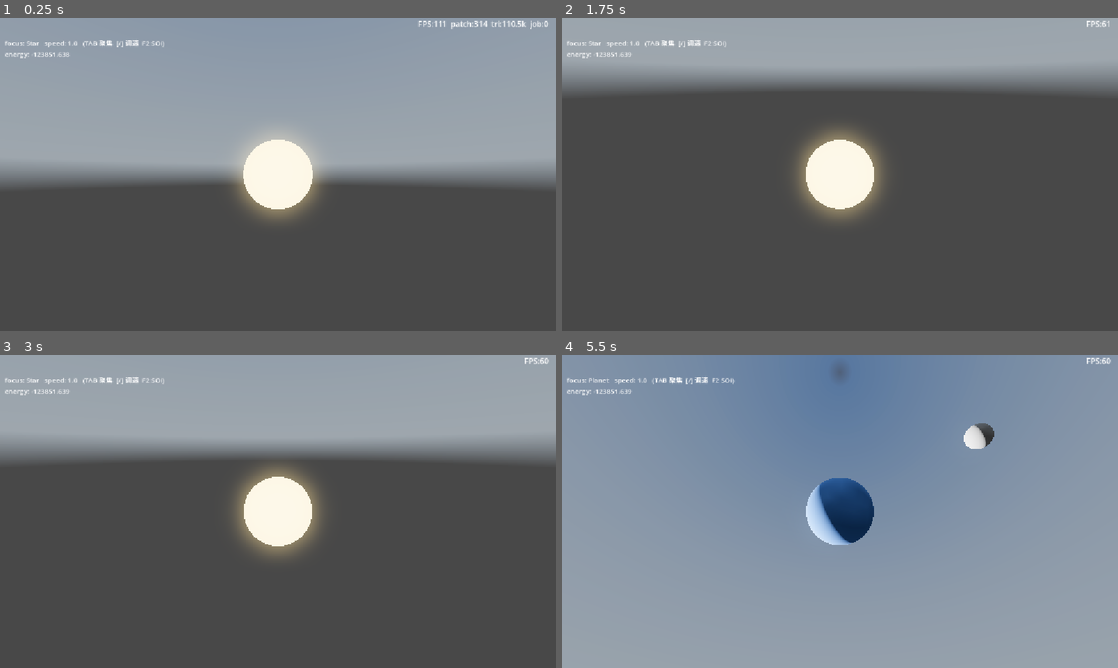
Above: before the commit, frames 1-4 (two rows, left to right).
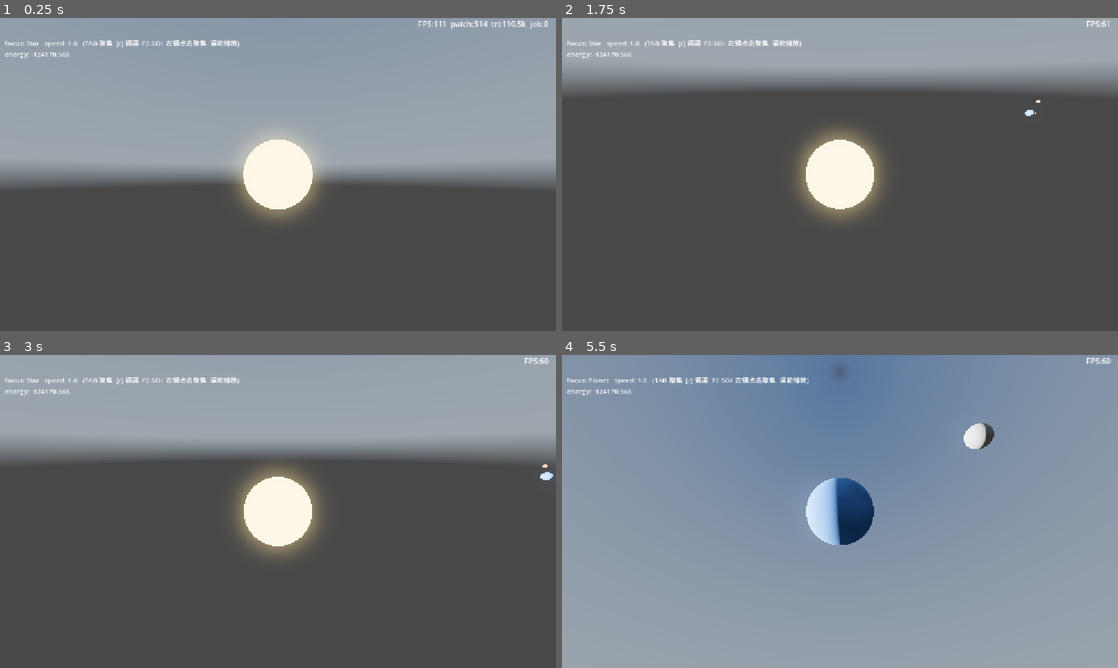
Above: after the commit, the same moments.

Repository: xiaobaibaix/stellar_era_godot
Game: Godot game, scene res://scenes/main.tscn
The game is run twice, just before and just after one commit, with the same random seed, the same clock (stepped at 60 frames per second) and the same inputs. A sky picture missing from this copy of the repository is replaced by a grey-blue gradient.
Inputs (mouse positions are in pixels of both pictures, inside the frame that each line leads up to):
- Up to frame 1 (0.25 s): no input
- Up to frame 2 (1.75 s): tap Enter at 0.5 s; move the mouse to (962, 158) at 0.52 s; hold D 0.53-1.25 s; hold Q 0.53-1.25 s; click (962, 158) at 0.67 s; tap Space at 0.77, 1.25 s; drag from (728, 190) to (812, 237) at 1.27 s
- Up to frame 3 (3 s): move the mouse to (333, 442) at 2.02 s; hold D 2.03-2.75 s; tap Shift at 2.1 s; click (333, 442) at 2.17 s; drag from (250, 574) to (111, 464) at 2.77 s
- Up to frame 4 (5.5 s): move the mouse to (1006, 558) at 3.52 s; hold A 3.53-4.25 s; tap Enter at 3.6, 4.25 s; click (1006, 558) at 3.67 s; tap Space at 3.77 s; drag from (673, 464) to (756, 433) at 4.27 s; move the mouse to (867, 511) at 5.02 s; hold S from 5.03 s (still down); tap Tab at 5.1 s; click (867, 511) at 5.17 s

The runs differ from the first frame. In frame 1, 0.2% of the frame differs, in the area x 7-56%, y 7-62%; in frame 2, 0.2%; in frame 3, 0.2%; in frame 4, 1.0%, in the area x 7-77%, y 7-61%.

Commit message:
修复：添加显示作用范围，但是还不确定准确性

Diff:
--- a/celestial_system.gd
+++ b/celestial_system.gd
@@ -1,15 +1,41 @@
-## 递归天体系统节点(第1步:静态嵌套轨道, 暂不做飞船 / SOI 切换)。
+## 递归天体系统节点。
 ##
 ## 自相似: 恒星系是一个 CelestialSystem, 行星系(行星+卫星)也是 CelestialSystem。
 ## 物理: 每层持自己的 NBodySystem(复用 scripts/solar/nbody_system.gd), 只算本层成员。
 ## 耦合: 子 CelestialSystem 在父层注册为一个"质点 body"(质量=子系统总质量),
 ##       随父层 sim 积分 → 整体轨道; 子层内部独立积分 → 相对轨道。叠加 = 嵌套。
+## 多顶层: 多个恒星系可并列挂在 Main 下(各自独立 sim, 互不隶属)。
+##       第一个顶层 = main_top, 管全局浮动原点 / 相机 / HUD / 跨顶层聚焦 / SOI;
+##       其他顶层只跑自己的 sim + 渲染。
+##       顶层物理原点 = 节点编辑器位置(读 transform) → 并列恒星系各自定位, 不重叠。
 ## 坐标: 成员 body.p 是【相对本系统主导体】的 double; 世界 double = world_barycenter + body.p;
 ##       渲染 = 世界 double − 全局浮动原点 → 32 位 global_position(大尺度不抖)。
-## 顶层(parent 不是 CelestialSystem): 额外管 浮动原点 / 轨道相机 / HUD / TAB 聚焦 / [/] 调速 / F2 SOI。
-## SOI: 每个子系统相对父系统 dominant 的 Hill 球(引力作用范围); F2 开关半透明可视化。
+## 操作: TAB 聚焦 / [/] 调速 / F2 SOI / 左键点击聚焦天体 / 滚轮缩放。
+## SOI: 每个天体系统的引力作用范围; F2 开关线框(稀疏经纬线, 半透明, 只画朝相机半球)。
+##      - 子系统(有父): 相对父 dominant 的 Hill 球 r=a·(m/(3M))^(1/3)。
+##      - 顶层(无父): 系统边界 = 最远成员/子系统距离 × 1.5。
 class_name CelestialSystem
 extends Node3D
+
+# SOI 线框 shader: fragment 阶段判断线段片段径向是否朝相机, 背面(背离相机)丢弃。
+const _SOI_SHADER_CODE := """
+shader_type spatial;
+render_mode unshaded, cull_disabled, depth_test_disabled;
+uniform vec4 line_color;
+void fragment() {
+	vec3 center = (VIEW_MATRIX * MODEL_MATRIX[3]).xyz;
+	vec3 radial = normalize(VERTEX - center);
+	if (dot(radial, normalize(-VERTEX)) < 0.0) discard;
+	ALBEDO = line_color.rgb;
+	ALPHA = line_color.a;
+}
+"""
+
+# 全局协调(多顶层共享): main_top 管全局浮动原点 / 相机 / HUD / 跨顶层聚焦与 SOI。
+static var main_top: CelestialSystem = null
+static var global_ox: float = 0.0
+static var global_oy: float = 0.0
+static var global_oz: float = 0.0
 
 @export_group("物理(本层)")
 @export var G: float = 1.0
@@ -29,26 +55,28 @@
 var _lights: Array[OmniLight3D] = []   # 手动加的直接子点光源 → 跟随本层 dominant(恒星)
 
 var parent_system: CelestialSystem = null
-
-var _hill_radius: float = 0.0          # 本系统相对【父系统】dominant 的 Hill 球半径; 顶层=0
-
-# 本系统主导体的【世界 double 位置】(父层每帧下传; 顶层 = 0)
+var _is_main_top: bool = false     # 本顶层是否为协调者(第一个顶层)
+
+var _hill_radius: float = 0.0          # 本系统的引力作用范围半径(子系统=Hill球; 顶层=系统边界)
+
+# 本系统主导体的【世界 double 位置】(顶层=节点编辑器位置; 子层由父层每帧下传)
 var _bcx: float = 0.0
 var _bcy: float = 0.0
 var _bcz: float = 0.0
-# 全局浮动原点(仅顶层写; 渲染时下传所有层)
-var _ox: float = 0.0
-var _oy: float = 0.0
-var _oz: float = 0.0
 
 var _hud: Label = null
 var focus_idx: int = 0
-var _focus_list: Array = []       # Array[Celestial] 递归收集, 顶层聚焦用
-
-# SOI 可视化(仅顶层管理)
+var _last_focus_idx: int = -1     # 上次聚焦索引; 仅切换时重置相机距离, 否则滚轮缩放会被每帧覆盖
+var _focus_list: Array = []       # Array[Celestial] 跨顶层递归收集, main_top 聚焦用
+
+# SOI 可视化(仅 main_top 管理, 收集所有系统的线框球)
 var _show_soi: bool = false
-var _soi_spheres: Array[MeshInstance3D] = []   # 每个子系统的 Hill 球 mesh
-var _soi_targets: Array[CelestialSystem] = []  # 球对应的子系统(跟随其 dominant)
+var _soi_spheres: Array[MeshInstance3D] = []
+var _soi_targets: Array[CelestialSystem] = []
+
+# 左键点击聚焦(顶层): 短按 = 射线拾取天体聚焦; 拖动 > 6px 视为 OrbitCamera 旋转
+var _clicking: bool = false
+var _click_pos: Vector2 = Vector2.ZERO
 
 
 func _ready() -> void:
@@ -57,9 +85,20 @@
 	_collect()
 	_init_physics()
 	if parent_system == null:
-		_build_hud()
-		_collect_focus(self)
-		_build_soi_visuals()
+		# 顶层物理原点 = 节点编辑器位置(读 transform) → 并列恒星系各自定位, 不重叠
+		var gp: Vector3 = global_position
+		_bcx = gp.x
+		_bcy = gp.y
+		_bcz = gp.z
+		# 第一个有效顶层 = main_top(管全局协调); 游戏重启时旧的已失效, 重新认主
+		if main_top == null or not is_instance_valid(main_top):
+			main_top = self
+		if main_top == self:
+			_is_main_top = true
+			_build_hud()
+			# 延迟到所有兄弟顶层 _ready 完成(CS2 等)再收集 → 跨顶层 focus / SOI 才完整
+			call_deferred("_collect_focus_all")
+			call_deferred("_build_soi_visuals_all")
 
 
 func _collect() -> void:
@@ -75,7 +114,7 @@
 
 
 # 建本层 sim: 主导体放原点, 其余绕主导体; 子系统作质点绕主导体。
-# 依赖子系统已 _ready(自底向上) → 能取 sub.get_total_mass() 与 sub.position。
+# 初始相位用编辑器位置方向 → 运行时初始位置对齐编辑器。
 func _init_physics() -> void:
 	if dominant == null and not members.is_empty():
 		dominant = members[0]
@@ -88,16 +127,17 @@
 		sim.add(db)
 		dominant.body = db
 		dominant.owner_system = self
-		# 非主导 Celestial: 圆轨道, 半径 = 编辑器里到主导体的距离
 		var idx := 0
 		for c in members:
 			if c == dominant:
 				continue
-			var dist := float((c.position - dominant.position).length())
+			var rel := c.position - dominant.position
+			var dist: float = rel.length()
 			if dist < 1.0:
 				dist = 2000.0 + float(idx) * 1000.0
+			var phase: float = atan2(rel.z, rel.x)      # 编辑器位置的方向角
 			var b: Body = sim.add_orbiting(db, {
-				"mass": c.mass, "dist": dist, "phase": idx * 1.7,
+				"mass": c.mass, "dist": dist, "phase": phase,
 				"inclination": 0.25 if c.type == "moon" else 0.0,
 				"name": c.name, "type": c.type,
 			})
@@ -106,26 +146,34 @@
 			c.body = b
 			c.owner_system = self
 			idx += 1
-		# 子 CelestialSystem → 质点 body(质量=总质量, 绕主导体) + 算其 Hill 球
 		var sidx := 0
 		for sub in child_systems:
-			var sdist := float((sub.position - dominant.position).length())
+			var srel := sub.position - dominant.position
+			var sdist: float = srel.length()
 			if sdist < 1.0:
 				sdist = 5000.0 + float(sidx) * 4000.0
+			var sphase: float = atan2(srel.z, srel.x)
 			var proxy: Body = sim.add_orbiting(db, {
 				"mass": float(sub.get_total_mass()), "dist": sdist,
-				"phase": sidx * 2.3 + 0.5, "name": sub.name, "type": "system",
+				"phase": sphase, "name": sub.name, "type": "system",
 			})
 			child_proxy[sub] = proxy
-			# Hill 球半径 = a · (m / (3·M))^(1/3); a=sdist, m=子系统总质量, M=本层 dominant 质量
 			var msub: float = float(sub.get_total_mass())
 			sub._hill_radius = sdist * pow(msub / (3.0 * dominant.mass), 1.0 / 3.0)
 			sidx += 1
 	if parent_system == null:
-		sim.zero_momentum()                    # 顶层归零总动量 → 质心不漂移
-
-
-# 子系统总质量(供父层作质点质量)。递归。
+		sim.zero_momentum()
+		# 顶层自身的引力作用范围(系统边界): 最远成员/子系统到 dominant 的距离 × 1.5
+		var max_d: float = 0.0
+		for c in members:
+			if c == dominant:
+				continue
+			max_d = max(max_d, float((c.position - dominant.position).length()))
+		for sub in child_systems:
+			max_d = max(max_d, float((sub.position - dominant.position).length()))
+		_hill_radius = max_d * 1.5
+
+
 func get_total_mass() -> float:
 	var m := 0.0
 	for c in members:
@@ -135,23 +183,39 @@
 	return m
 
 
-# 子层 _physics_process 不做事(由父层 _step_recursive 递归驱动)。
+# 收集所有并列顶层(Main 下的 CelestialSystem 且无父系统)。
+func _get_all_tops() -> Array[CelestialSystem]:
+	var tops: Array[CelestialSystem] = []
+	var p: Node = get_parent()
+	if p != null:
+		for c in p.get_children():
+			if c is CelestialSystem:
+				var cs: CelestialSystem = c
+				if cs.parent_system == null:
+					tops.append(cs)
+	return tops
+
+
+# 只有 main_top 驱动整棵树(含其他并列顶层); 其他节点 _physics_process 空转。
 func _physics_process(_delta: float) -> void:
-	if parent_system != null:
+	if not _is_main_top:
 		return
 	_frame()
 
 
-# 顶层一帧: step 整棵树 → 定浮动原点 → 渲染整棵树 → SOI → 相机/HUD。
+# main_top 一帧: step 所有顶层 → 定全局浮动原点 → 渲染所有顶层 → SOI → 相机/HUD。
 func _frame() -> void:
-	_step_recursive()
+	var tops: Array[CelestialSystem] = _get_all_tops()
+	for t in tops:
+		t._step_recursive()
 	if not _focus_list.is_empty():
 		var fc: Celestial = _focus_list[focus_idx % _focus_list.size()]
-		_ox = fc._wx
-		_oy = fc._wy
-		_oz = fc._wz
-	_render_recursive(_ox, _oy, _oz)
-	_update_soi(_ox, _oy, _oz)
+		global_ox = fc._wx
+		global_oy = fc._wy
+		global_oz = fc._wz
+	for t in tops:
+		t._render_recursive(global_ox, global_oy, global_oz)
+		t._update_soi(global_ox, global_oy, global_oz)
 	_update_camera_and_hud()
 
 
@@ -175,9 +239,7 @@
 		sub._step_recursive()
 
 
-# 自顶向下写 global_position(世界 double − 浮动原点)。
-# 手动加的直接子点光源也在此跟随本层 dominant(恒星)的渲染位置:
-# 否则浮动原点随聚焦切换后, 静态光会脱离恒星。
+# 写 global_position(世界 double − 全局浮动原点)。点光源跟随本层 dominant。
 func _render_recursive(ox: float, oy: float, oz: float) -> void:
 	if dominant != null and not _lights.is_empty():
 		var lx: float = dominant._wx - ox
@@ -193,15 +255,22 @@
 		sub._render_recursive(ox, oy, oz)
 
 
-# SOI 球跟随各自子系统 dominant 的渲染位置(世界 double − 浮动原点)。
+# SOI 线框跟随各自系统 dominant 的渲染位置。
 func _update_soi(ox: float, oy: float, oz: float) -> void:
 	if not _show_soi:
 		return
 	for i in range(_soi_spheres.size()):
-		var sub: CelestialSystem = _soi_targets[i]
-		if sub.dominant != null:
+		var tgt: CelestialSystem = _soi_targets[i]
+		if tgt.dominant != null:
 			(_soi_spheres[i] as Node3D).global_position = Vector3(
-				sub.dominant._wx - ox, sub.dominant._wy - oy, sub.dominant._wz - oz)
+				tgt.dominant._wx - ox, tgt.dominant._wy - oy, tgt.dominant._wz - oz)
+
+
+# 跨顶层收集聚焦天体(main_top 用)。
+func _collect_focus_all() -> void:
+	_focus_list.clear()
+	for t in _get_all_tops():
+		_collect_focus(t)
 
 
 func _collect_focus(sys: CelestialSystem) -> void:
@@ -211,36 +280,67 @@
 		_collect_focus(sub)
 
 
-# 递归为所有子系统建 Hill 球 mesh(挂在顶层, 位置由 _update_soi 每帧写)。
-func _build_soi_visuals() -> void:
-	_collect_soi(self)
+# 跨顶层收集所有系统的作用范围线框(main_top 用)。
+func _build_soi_visuals_all() -> void:
+	for t in _get_all_tops():
+		_collect_soi(t)
 
 
 func _collect_soi(sys: CelestialSystem) -> void:
+	if sys._hill_radius > 0.0:
+		_add_soi_sphere(sys)
 	for sub in sys.child_systems:
-		if sub._hill_radius > 0.0:
-			var sph := MeshInstance3D.new()
-			sph.name = "SOI_%s" % sub.name
-			var sm := SphereMesh.new()
-			sm.radius = sub._hill_radius
-			sm.height = sub._hill_radius * 2.0
-			sph.mesh = sm
-			sph.material_override = _make_soi_material()
-			sph.visible = _show_soi
-			add_child(sph)
-			_soi_spheres.append(sph)
-			_soi_targets.append(sub)
 		_collect_soi(sub)
 
 
-func _make_soi_material() -> Material:
-	var mat := StandardMaterial3D.new()
-	mat.albedo_color = Color(0.3, 0.85, 1.0, 0.12)      # 淡蓝半透明
-	mat.transparency = BaseMaterial3D.TRANSPARENCY_ALPHA
-	mat.shading_mode = BaseMaterial3D.SHADING_MODE_UNSHADED
-	mat.cull_mode = BaseMaterial3D.CULL_DISABLED         # 球壳内外都可见
-	mat.no_depth_test = true                             # 透过天体也能看到(不被遮挡)
+func _add_soi_sphere(target_sys: CelestialSystem) -> void:
+	var sph := MeshInstance3D.new()
+	sph.name = "SOI_%s" % target_sys.name
+	sph.mesh = _make_wireframe_sphere(target_sys._hill_radius, 24, 12)
+	sph.material_override = _make_soi_material(target_sys)
+	sph.visible = _show_soi
+	add_child(sph)
+	_soi_spheres.append(sph)
+	_soi_targets.append(target_sys)
+
+
+# 顶层系统边界用不同颜色, 和子系统 Hill 球区分; 都用低透明度。shader discard 背面。
+func _make_soi_material(target_sys: CelestialSystem) -> Material:
+	var is_top: bool = target_sys.parent_system == null
+	var col: Color = Color(1.0, 0.85, 0.3, 0.35) if is_top else Color(0.3, 0.85, 1.0, 0.35)
+	var mat := ShaderMaterial.new()
+	var sh := Shader.new()
+	sh.code = _SOI_SHADER_CODE
+	mat.shader = sh
+	mat.set_shader_parameter("line_color", col)
 	return mat
+
+
+# 经纬线网格球(线框)。n_lon 条经线(过两极) + n_lat-1 条纬线(水平圆), 用 PRIMITIVE_LINES。
+func _make_wireframe_sphere(r: float, n_lon: int, n_lat: int) -> ArrayMesh:
+	var positions := PackedVector3Array()
+	for i in range(1, n_lat):
+		var phi := PI * float(i) / float(n_lat)
+		var y := r * cos(phi)
+		var rr := r * sin(phi)
+		for j in range(n_lon):
+			var t0 := TAU * float(j) / float(n_lon)
+			var t1 := TAU * float(j + 1) / float(n_lon)
+			positions.append(Vector3(rr * cos(t0), y, rr * sin(t0)))
+			positions.append(Vector3(rr * cos(t1), y, rr * sin(t1)))
+	for j in range(n_lon):
+		var theta := TAU * float(j) / float(n_lon)
+		for i in range(n_lat):
+			var p0 := PI * float(i) / float(n_lat)
+			var p1 := PI * float(i + 1) / float(n_lat)
+			positions.append(Vector3(r * sin(p0) * cos(theta), r * cos(p0), r * sin(p0) * sin(theta)))
+			positions.append(Vector3(r * sin(p1) * cos(theta), r * cos(p1), r * sin(p1) * sin(theta)))
+	var arr_mesh := ArrayMesh.new()
+	var arrays: Array = []
+	arrays.resize(Mesh.ARRAY_MAX)
+	arrays[Mesh.ARRAY_VERTEX] = positions
+	arr_mesh.add_surface_from_arrays(Mesh.PRIMITIVE_LINES, arrays)
+	return arr_mesh
 
 
 func _update_camera_and_hud() -> void:
@@ -249,14 +349,26 @@
 	var fc: Celestial = _focus_list[focus_idx % _focus_list.size()]
 	if orbit_camera != null:
 		orbit_camera.target = (fc as Node3D).global_position
-		orbit_camera.distance = fc.radius * 6.0
+		if focus_idx != _last_focus_idx:
+			orbit_camera.distance = fc.radius * 6.0
+			_last_focus_idx = focus_idx
 	if _hud != null and sim != null:
-		_hud.text = "focus: %s   speed: %.1f   (TAB 聚焦  [/] 调速  F2 SOI)\nenergy: %.3f" % [
+		_hud.text = "focus: %s   speed: %.1f   (TAB 聚焦  [/] 调速  F2 SOI  左键点击聚焦  滚轮缩放)\nenergy: %.3f" % [
 			fc.name, sim_speed, sim.energy().get("total", 0.0)]
 
 
 func _unhandled_input(event: InputEvent) -> void:
-	if parent_system != null:
+	if not _is_main_top:
+		return
+	# 左键: 短按(位移<6px) = 射线拾取天体聚焦; 拖动由 OrbitCamera 旋转, 不触发聚焦。
+	if event is InputEventMouseButton and event.button_index == MOUSE_BUTTON_LEFT:
+		if event.is_pressed():
+			_clicking = true
+			_click_pos = event.position
+		else:
+			if _clicking and event.position.distance_to(_click_pos) < 6.0:
+				_pick_focus(event.position)
+			_clicking = false
 		return
 	if event is InputEventKey and event.pressed and not event.echo:
 		match event.keycode:
@@ -272,6 +384,37 @@
 					sph.visible = _show_soi
 
 
+# 鼠标射线 → 和所有聚焦天体(跨顶层)做球相交 → 命中最近的就 focus_idx 指过去。
+func _pick_focus(mouse_pos: Vector2) -> void:
+	if orbit_camera == null or _focus_list.is_empty():
+		return
+	var origin: Vector3 = orbit_camera.project_ray_origin(mouse_pos)
+	var rdir: Vector3 = orbit_camera.project_ray_normal(mouse_pos)
+	var best_i: int = -1
+	var best_t: float = 1e18
+	for i in range(_focus_list.size()):
+		var c: Celestial = _focus_list[i]
+		var center: Vector3 = (c as Node3D).global_position
+		var R: float = max(c.radius * 1.5, 50.0)
+		var oc: Vector3 = origin - center
+		var bb: float = oc.dot(rdir)
+		var cc: float = oc.dot(oc) - R * R
+		var disc: float = bb * bb - cc
+		if disc < 0.0:
+			continue
+		var sq: float = sqrt(disc)
+		var t: float = -bb - sq
+		if t < 0.0:
+			t = -bb + sq
+		if t < 0.0:
+			continue
+		if t < best_t:
+			best_t = t
+			best_i = i
+	if best_i >= 0:
+		focus_idx = best_i
+
+
 func _build_hud() -> void:
 	var cl := CanvasLayer.new()
 	add_child(cl)
--- a/scenes/main.tscn
+++ b/scenes/main.tscn
@@ -91,3 +91,44 @@
 radius = 60.0
 color = Color(0.9, 0.5, 0.3, 1)
 is_dominant = true
+
+[node name="CelestialSystem2" parent="." unique_id=390211458 node_paths=PackedStringArray("orbit_camera") instance=ExtResource("8_tipki")]
+transform = Transform3D(1, 0, 0, 0, 1, 0, 0, 0, 1, -25174.875, 0, 0)
+orbit_camera = NodePath("../Camera3D")
+
+[node name="Star" parent="CelestialSystem2" unique_id=916681004 instance=ExtResource("9_cel")]
+mass = 1000000.0
+radius = 300.0
+type = "star"
+color = Color(1, 0.85, 0.4, 1)
+is_dominant = true
+
+[node name="OmniLight3D" type="OmniLight3D" parent="CelestialSystem2" unique_id=767811565]
+light_energy = 3.0
+omni_range = 20000.0
+omni_attenuation = -0.1
+
+[node name="Planet1" parent="CelestialSystem2" unique_id=965939903 instance=ExtResource("8_tipki")]
+transform = Transform3D(1, 0, 0, 0, 1, 0, 0, 0, 1, 6000, 0, 0)
+
+[node name="Planet" parent="CelestialSystem2/Planet1" unique_id=203529013 instance=ExtResource("9_cel")]
+mass = 1000.0
+radius = 80.0
+color = Color(0.4, 0.6, 1, 1)
+is_dominant = true
+
+[node name="Moon" parent="CelestialSystem2/Planet1" unique_id=395906955 instance=ExtResource("9_cel")]
+transform = Transform3D(1, 0, 0, 0, 1, 0, 0, 0, 1, 300, 0, 0)
+mass = 5.0
+radius = 20.0
+type = "moon"
+color = Color(0.75, 0.75, 0.75, 1)
+
+[node name="Planet2" parent="CelestialSystem2" unique_id=1662325110 instance=ExtResource("8_tipki")]
+transform = Transform3D(1, 0, 0, 0, 1, 0, 0, 0, 1, 10000, 0, 0)
+
+[node name="Planet" parent="CelestialSystem2/Planet2" unique_id=2118083817 instance=ExtResource("9_cel")]
+mass = 800.0
+radius = 60.0
+color = Color(0.9, 0.5, 0.3, 1)
+is_dominant = true
Not shown, added: .codegraph/.gitignore
